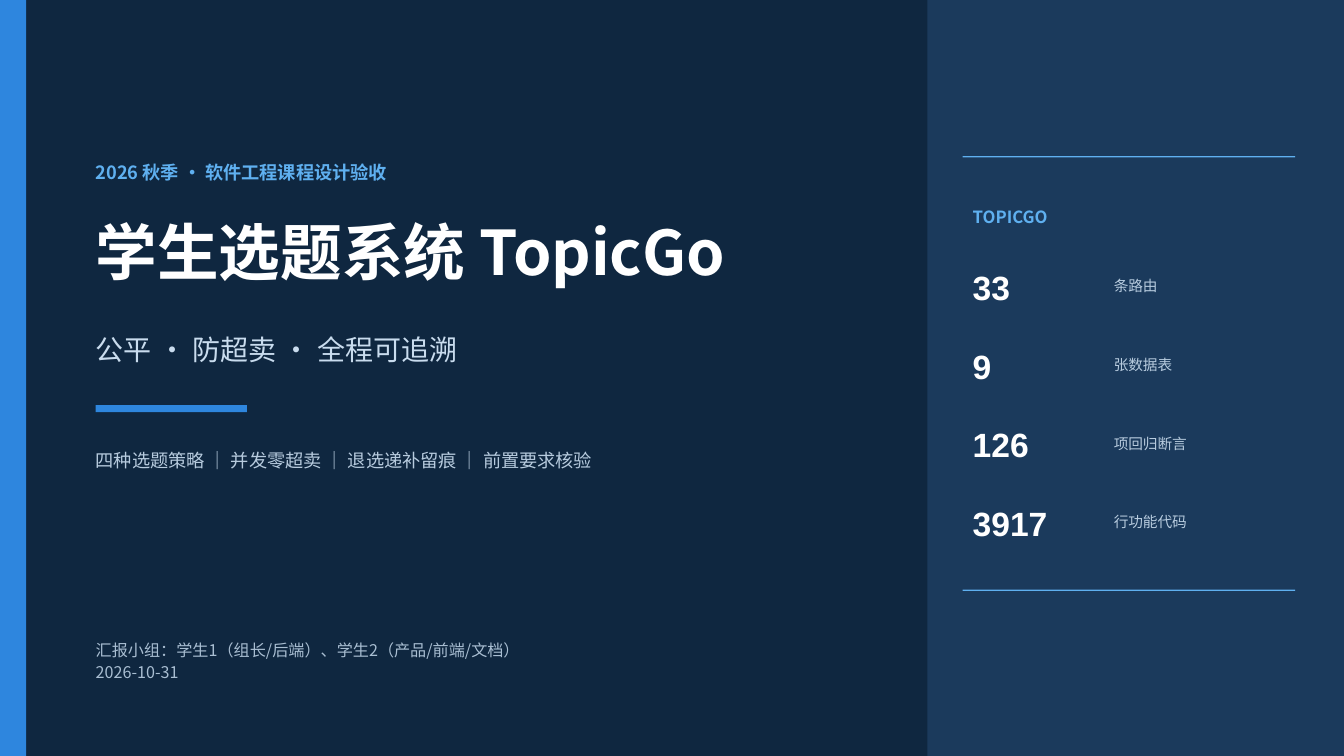
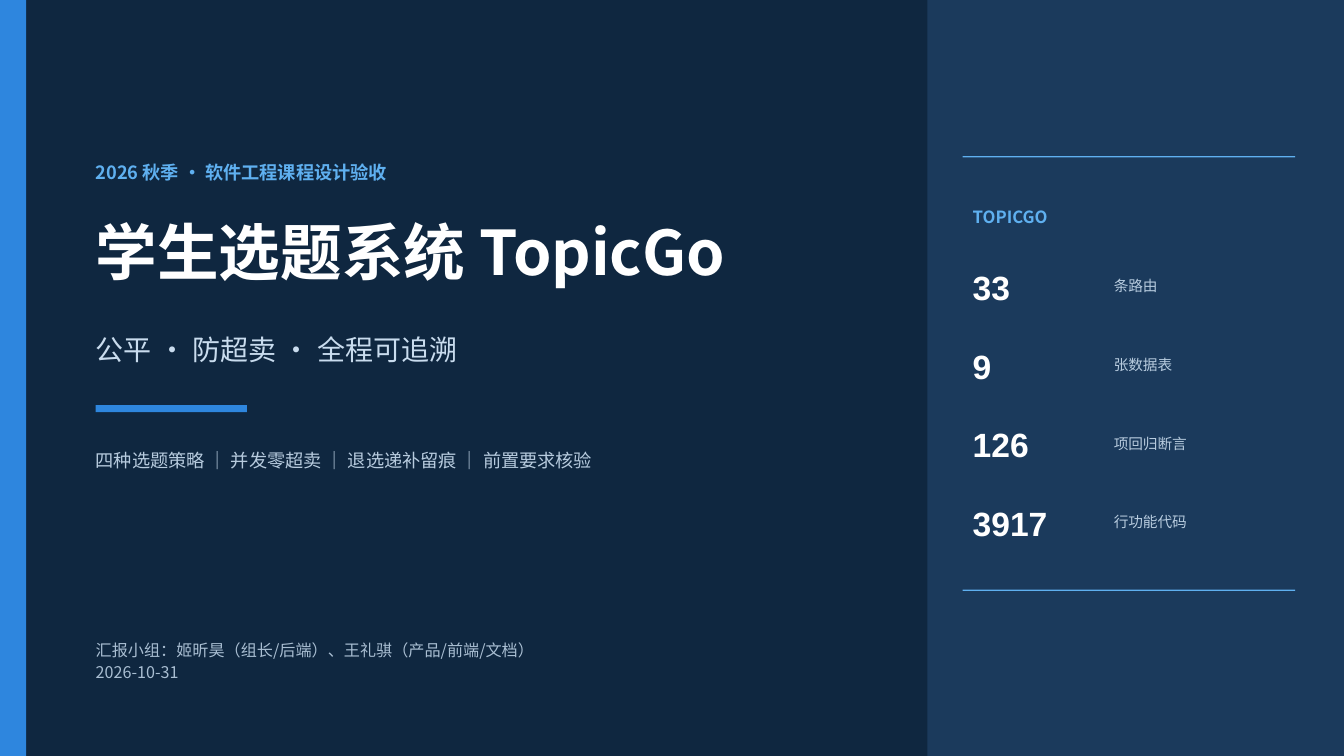
Before and after one commit to haixiaoyuntian/topicgo, a slide deck: slide 1 of student-topic-system/验收/TopicGo-验收汇报.pptx. Drawn at 1344x756 pixels with LibreOffice and Linux fonts; fonts in the diff are those of the drawing. Boxes give left, top, right and bottom in pixels: in the first picture for what was removed or moved away, otherwise in the second. Text is boxed around its words. In the diff, an @@ line names an element or a change of style, - is before the commit and + after.

```diff
--- a/student-topic-system/验收/TopicGo-验收汇报.pptx
+++ b/student-topic-system/验收/TopicGo-验收汇报.pptx
@@ text at box(96, 642, 534, 659): text changed @@
-汇报小组：学生1（组长/后端）、学生2（产品/前端/文档）
+汇报小组：姬昕昊（组长/后端）、王礼骐（产品/前端/文档）
```
Also in this commit, not shown: 3 other slides changed, 16 other files.
